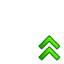
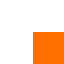
The second 64 x 64 image is a revision of the first. Changes to its layers:
added layer "Pasted Layer copy #1" (hue) above "Pasted Layer copy" over (33, 32, 64, 64)
